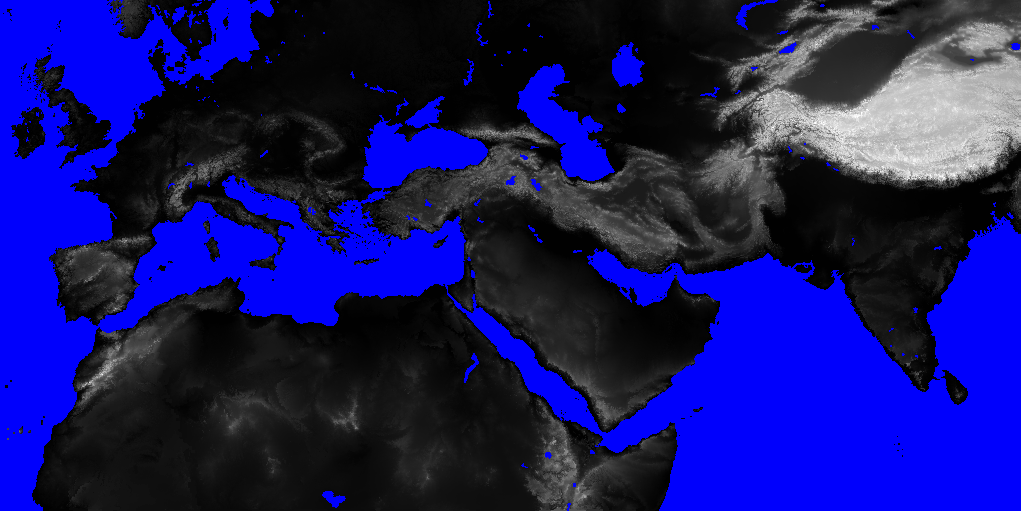
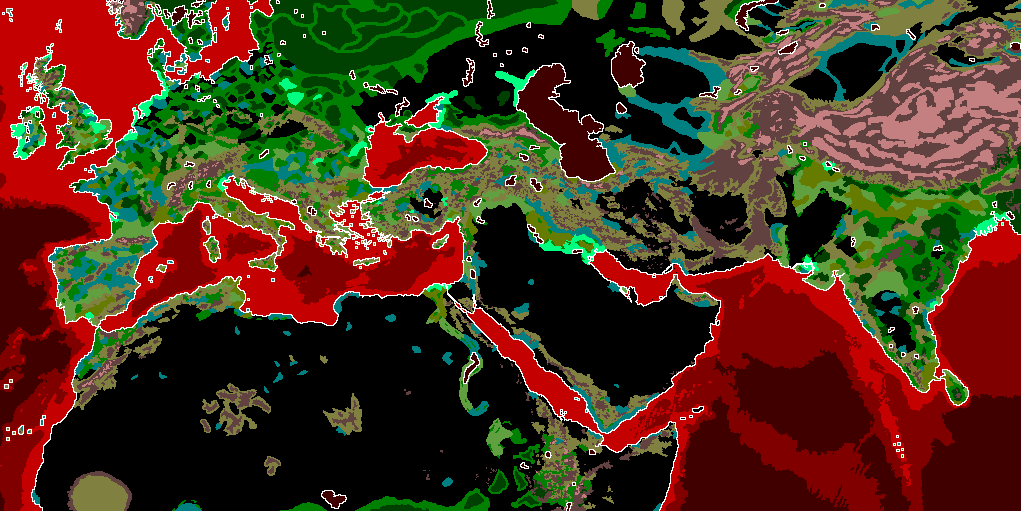
The second 1021x511 image is a revision of the first. Changes to its layers:
hid "map_heights", painted on it over [0, 0, 1021, 511]
painted on "map_ground_types" over [301, 201, 337, 243]
